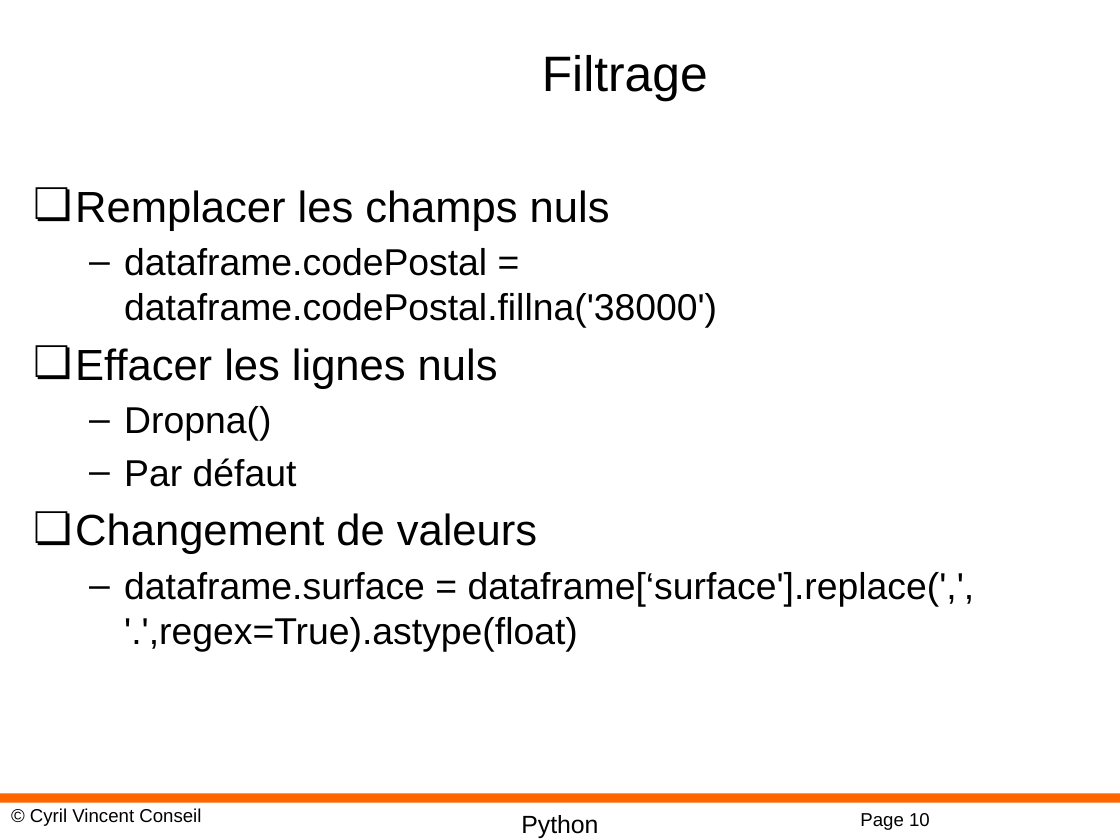
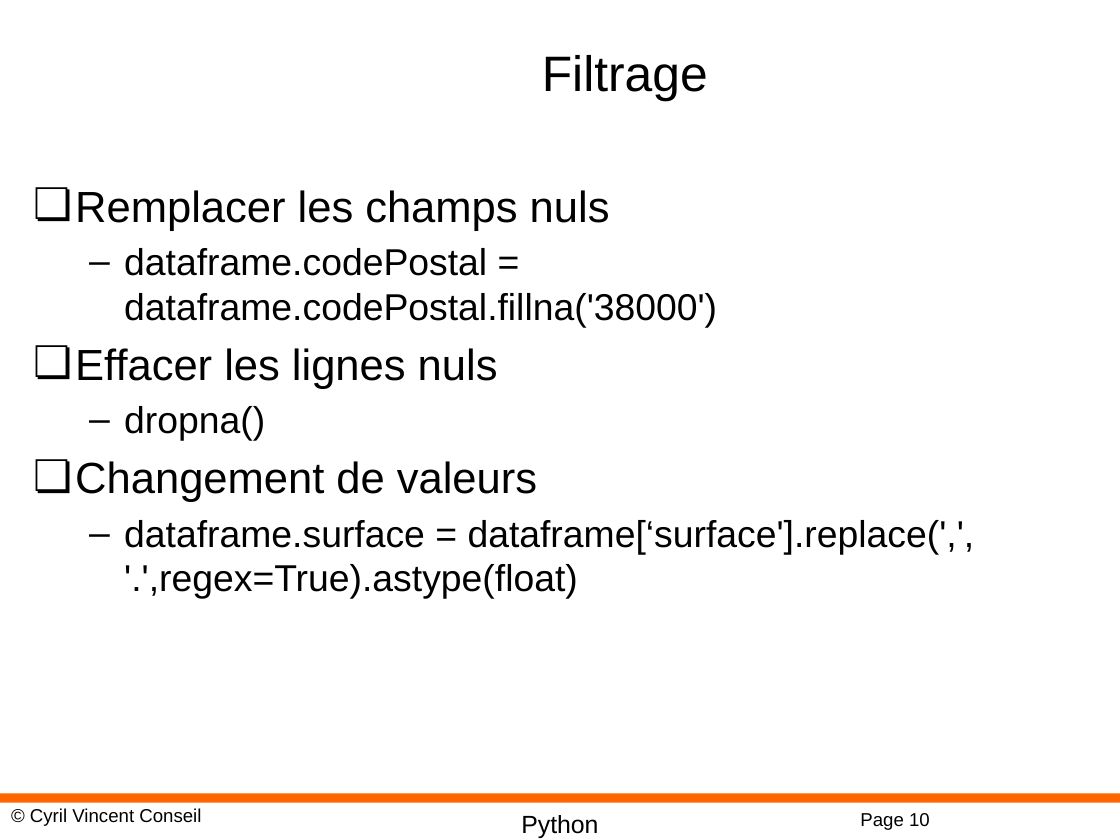
Before and after one commit to cyrilvincent/math, a slide deck: slide 10 of ppt/PythonMath11-Pandas.pptx. Drawn at 1120x840 pixels with LibreOffice and Linux fonts; fonts in the diff are those of the drawing; background and template pictures are left out. Boxes give left, top, right and bottom in pixels: in the first picture for what was removed or moved away, otherwise in the second. Text is boxed around its words. In the diff, an @@ line names an element or a change of style, - is before the commit and + after.

```diff
--- a/ppt/PythonMath11-Pandas.pptx
+++ b/ppt/PythonMath11-Pandas.pptx
@@ text at [124, 406, 265, 441]: text changed @@
-  – Dropna()
-  – Par défaut
+  – dropna()
```
Also in this commit, not shown: 36 other files.
